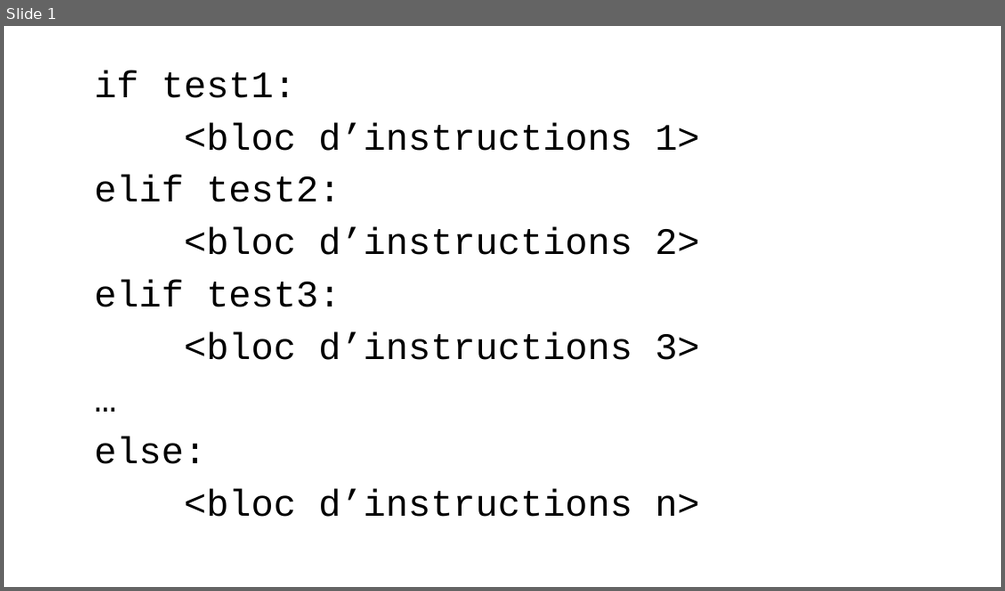
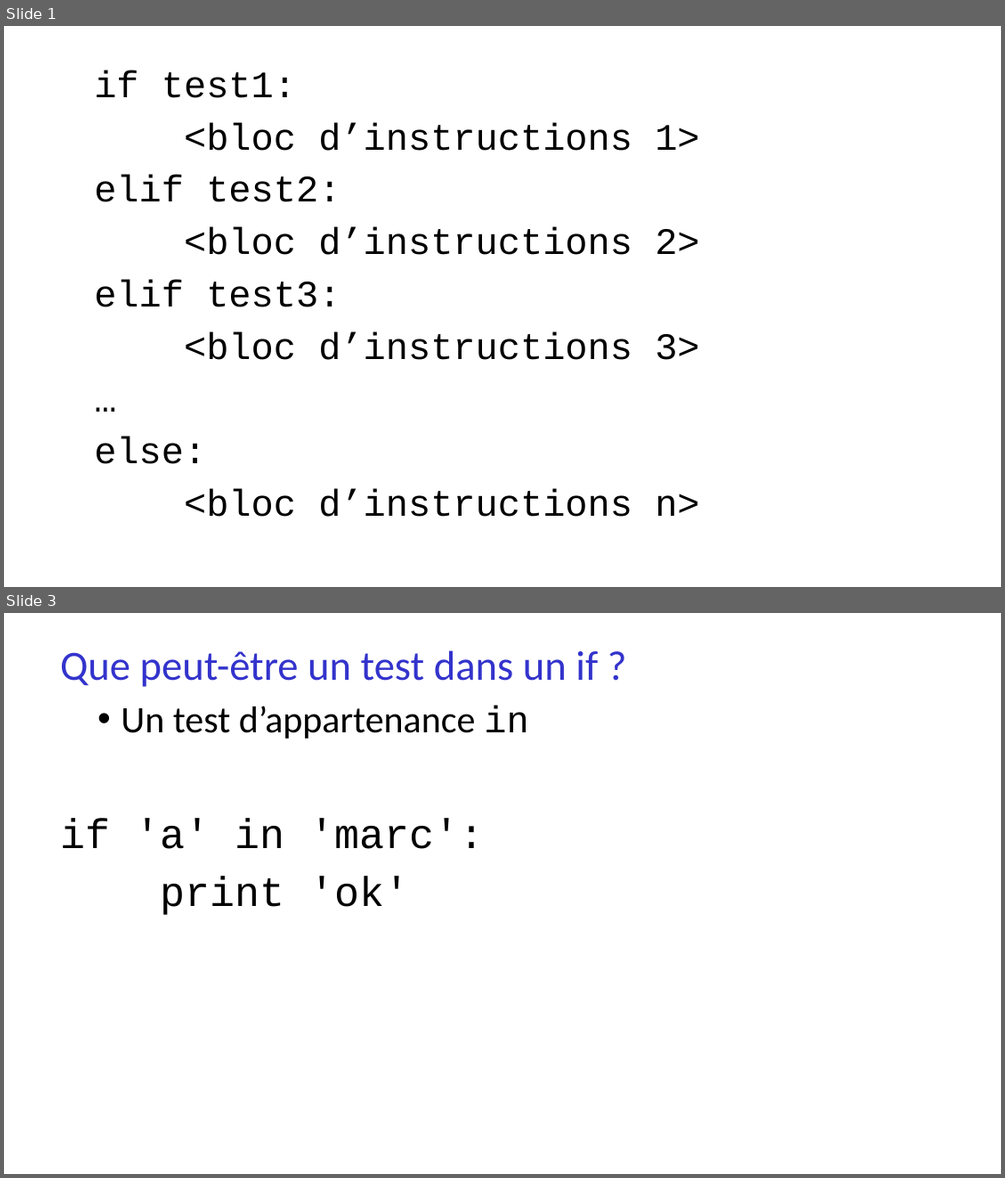
Before and after one commit to parmentelat/flotpython-archive, a slide deck: semaine3/CO12AL-W3-VIDEO07-SLIDE01.pptx. Shown one above the other, each under a label of ours: slide 1 before the commit, slides 1 and 3 after it; the slides between them are not shown. The pictures are 1005x591 and 1005x1178 pixels, drawn with LibreOffice and Linux fonts; fonts in the diff are those of the drawing. Boxes give left, top, right and bottom in pixels: in the first picture for what was removed or moved away, otherwise in the second. Text is boxed around its words. In the diff, an @@ line names an element or a change of style, - is before the commit and + after.

```diff
--- a/semaine3/CO12AL-W3-VIDEO07-SLIDE01.pptx
+++ b/semaine3/CO12AL-W3-VIDEO07-SLIDE01.pptx
@@ slide 3 added at box(4, 613, 1001, 1174), background #FFFFFF @@
@@ text added at box(60, 650, 598, 915), 40 pt, text #000000 @@
+Que peut-être un test dans un if ?
+  • Un test d’appartenance in
+if 'a' in 'marc':
+print 'ok'
```
Also in this commit, not shown: 2 slides changed, 3 other slides added, 2 slides removed, 3 other files.
